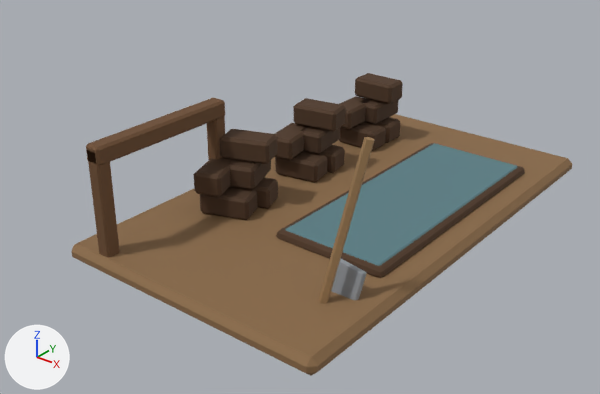
A saved change to the FBX model client/CultOfComfort.Unity/Assets/Resources/Art/Models/peat_cut.fbx.
Before and after are seen from a camera (50 mm lens) standing at (1.55, -2.21, 1.36) and looking at (-0.1, -0.15, 0.09). Lighting does not change. The marker at lower left points along +X, +Y and +Z. The picture after the commit comes second. Where no turn or scale is listed for an object, it has been applied to the vertices. Vertices at exactly the same position are counted once.

The first picture shows 'Building'.
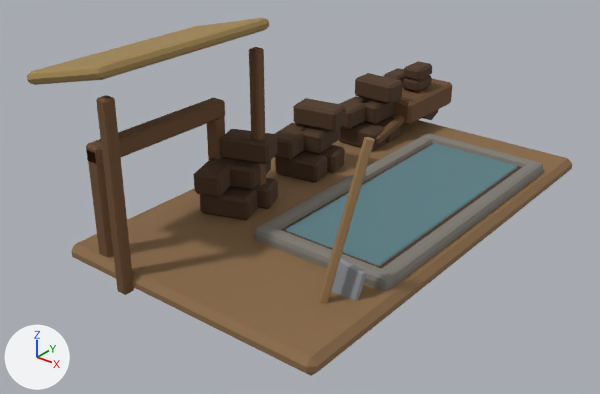
The edits, one by one:
me_building is used by ob_building; location (0.0, 0.0, 0.0).
me_building had 550 vertices, 587 faces and spanned x -0.5..0.5, y -0.85..0.85, z 0.0..0.55.
me_building now has 1024 vertices, 1062 faces and spans x -0.52..0.5, y -0.9..1.06, z 0.0..0.72.
me_building part 1: the loose piece of 24 vertices spanning x -0.38..-0.33, y -0.32..-0.27, z 0.0..0.42 is copied, and the copy is scaled about its middle by (0.766, 0.766, 1.49), then moved by (0.14, 0.06, 0.1); it spans x -0.23..-0.19, y -0.26..-0.22, z 0.0..0.62.
me_building part 2: the loose piece of 24 vertices spanning x -0.38..-0.33, y -0.82..-0.77, z 0.0..0.42 is copied, and the copy is scaled about its middle by (0.766, 0.766, 1.49), then moved by (0.14, -0.06, 0.1); it spans x -0.23..-0.19, y -0.88..-0.84, z 0.0..0.62.
me_building part 3: a new loose piece, an 8-sided cylinder along x spanning x -0.27..-0.23, y 0.9..1.06, z 0.01..0.17, in mat_palette (picture img_palette_png).
me_building part 4: the loose piece of 24 vertices spanning x -0.34..-0.16, y 0.5..0.61, z 0.06..0.14 is copied, and the copy is scaled about its middle by (0.402, 1.23, 0.559), then moved by (-0.05, 0.22, 0.15); it spans x -0.34..-0.26, y 0.72..0.84, z 0.22..0.28.
me_building part 5: 386 vertices added at x -0.52..0.46, y -0.9..0.96, z 0.04..0.72.

Where the change shows, as pixel boxes (x1, y1, x2, y2) in the pictures (600 x 394 px):
'Building', reshaped (9% wider, 18% taller): before (72, 73, 572, 376); after (27, 18, 572, 376)
part 1 of me_building, added (brown): after (249, 47, 266, 186)
part 2 of me_building, added (brown): after (96, 95, 134, 295)
part 3 of me_building, added (mostly hidden): after (423, 109, 439, 120)
part 4 of me_building, added: after (384, 68, 405, 83)
part 5 of me_building, added: after (27, 18, 543, 291)
